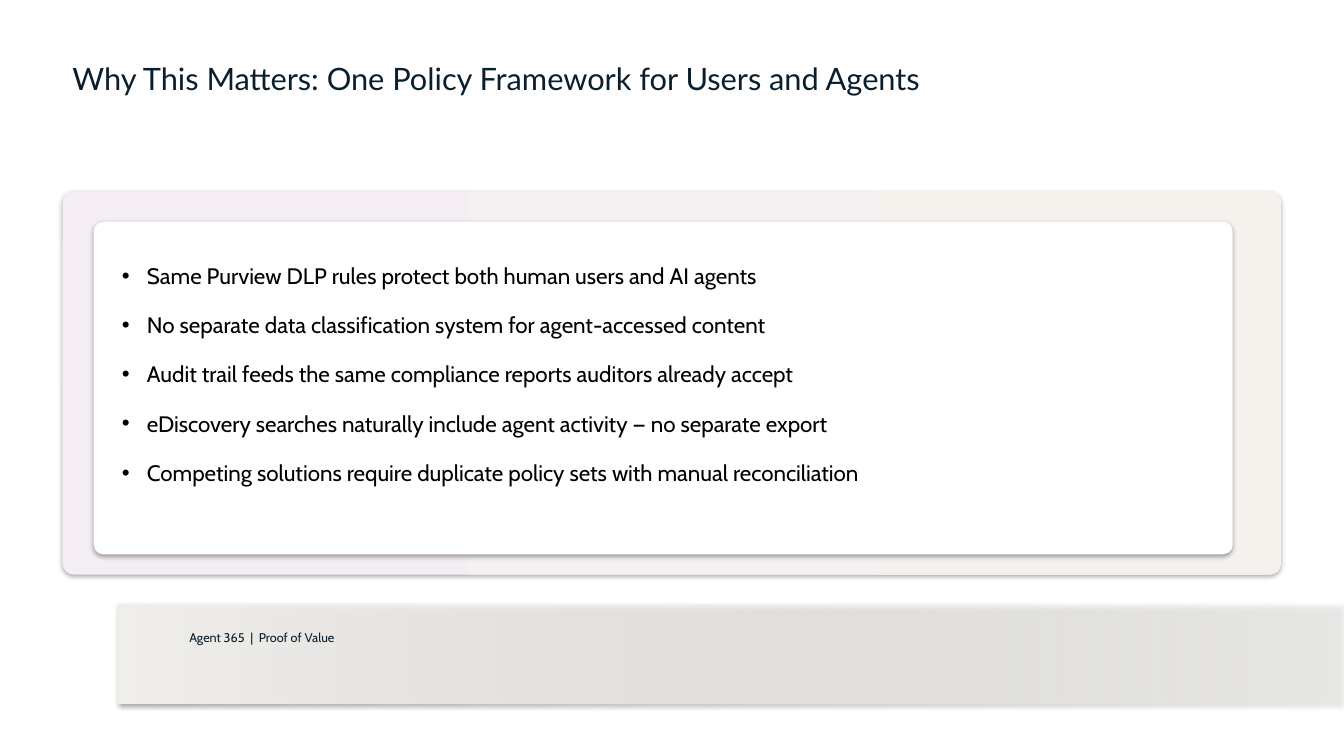
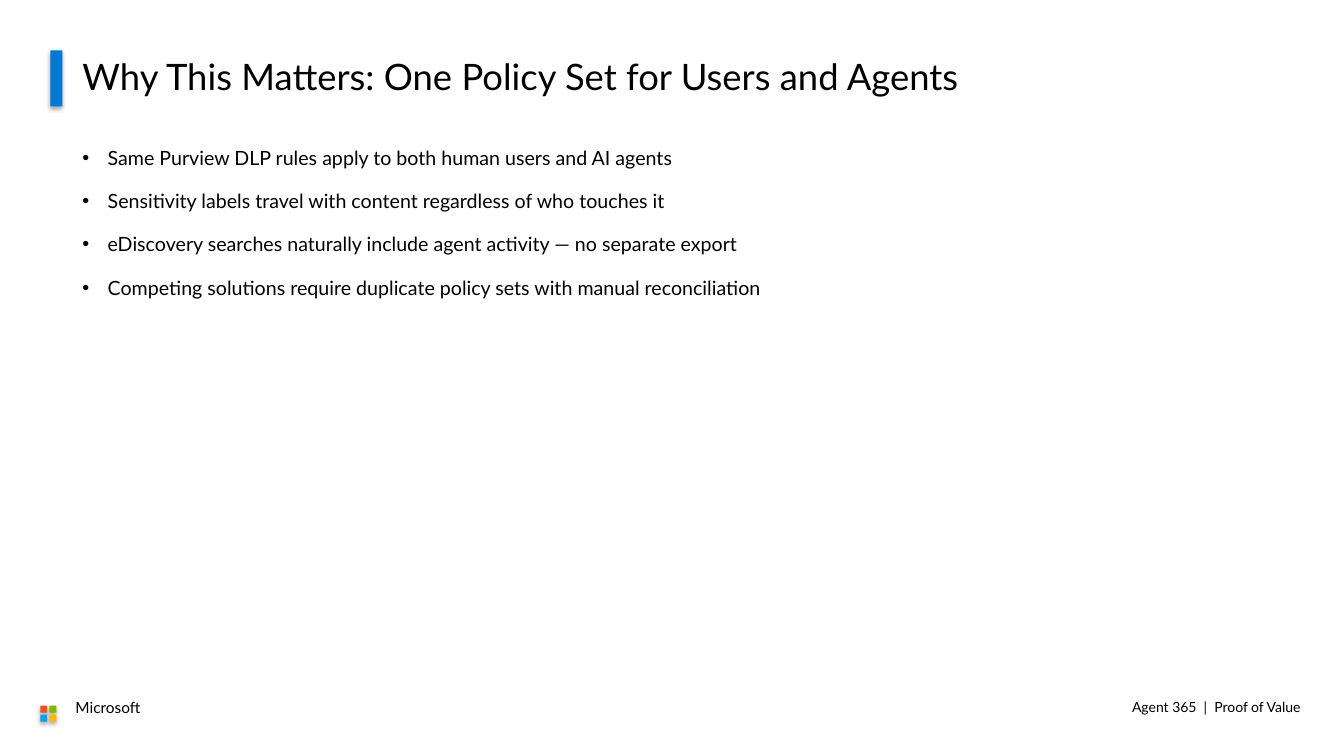
Before and after one commit to cloudtoso/Agent-365-POC, a slide deck: slide 20 of Agent365-PoV-Deck.pptx. Drawn at 1344x756 pixels with LibreOffice and Linux fonts; fonts in the diff are those of the drawing. Boxes give left, top, right and bottom in pixels: in the first picture for what was removed or moved away, otherwise in the second. Text is boxed around its words. In the diff, an @@ line names an element or a change of style, - is before the commit and + after.

```diff
--- a/Agent365-PoV-Deck.pptx
+++ b/Agent365-PoV-Deck.pptx
@@ rectangle added at (x1=50, y1=50, x2=63, y2=107), fill #0078D4 @@
@@ text at (x1=82, y1=63, x2=958, y2=97): text changed; size 22 to 26 pt; text colour #091F2E to #000000 @@
-Why This Matters: One Policy Framework for Users and Agents
+Why This Matters: One Policy Set for Users and Agents
@@ text "Same Purview DLP rules apply ..." moved from (x1=147, y1=267, x2=858, y2=487) to (x1=108, y1=150, x2=761, y2=299) @@
@@ text at (x1=108, y1=150, x2=672, y2=212): text changed; size 16 to 14 pt; font Cabin to Lato @@
-• Same Purview DLP rules protect both human users and AI agents
-• No separate data classification system for agent-accessed content
-• Audit trail feeds the same compliance reports auditors already accept
+• Same Purview DLP rules apply to both human users and AI agents
+• Sensitivity labels travel with content regardless of who touches it
@@ rounded rectangle removed at (x1=63, y1=192, x2=1281, y2=575) @@
@@ rounded rectangle removed at (x1=94, y1=222, x2=1233, y2=555) @@
@@ text at (x1=108, y1=236, x2=761, y2=299): size 16 to 14 pt, font Cabin to Lato in "eDiscovery searches naturally include agent activity — ...", "Competing solutions require duplicate policy sets with ..."; less space between paragraphs @@
@@ rectangle removed at (x1=118, y1=605, x2=1344, y2=704) @@
@@ rectangle added at (x1=40, y1=706, x2=47, y2=713), fill #F25022 @@
@@ rectangle added at (x1=40, y1=715, x2=47, y2=722), fill #00A4EF @@
@@ rectangle added at (x1=49, y1=706, x2=56, y2=713), fill #7FBA00 @@
@@ rectangle added at (x1=49, y1=715, x2=56, y2=722), fill #FFB900 @@
@@ text added at (x1=75, y1=702, x2=140, y2=713), 11 pt, text #000000 @@
+Microsoft
@@ text "Agent 365 | Proof of ..." moved from (x1=189, y1=632, x2=335, y2=645) to (x1=1132, y1=701, x2=1301, y2=715) @@
@@ text "Agent 365 | Proof of ..." at (x1=1132, y1=701, x2=1301, y2=715): size 9 to 10 pt, font Cabin to Lato, text colour #091F2E to #000000; alignment left to right @@
```
Also in this commit, not shown: 42 other slides changed, 1 slide added, 1 slide removed, 1 other file.
